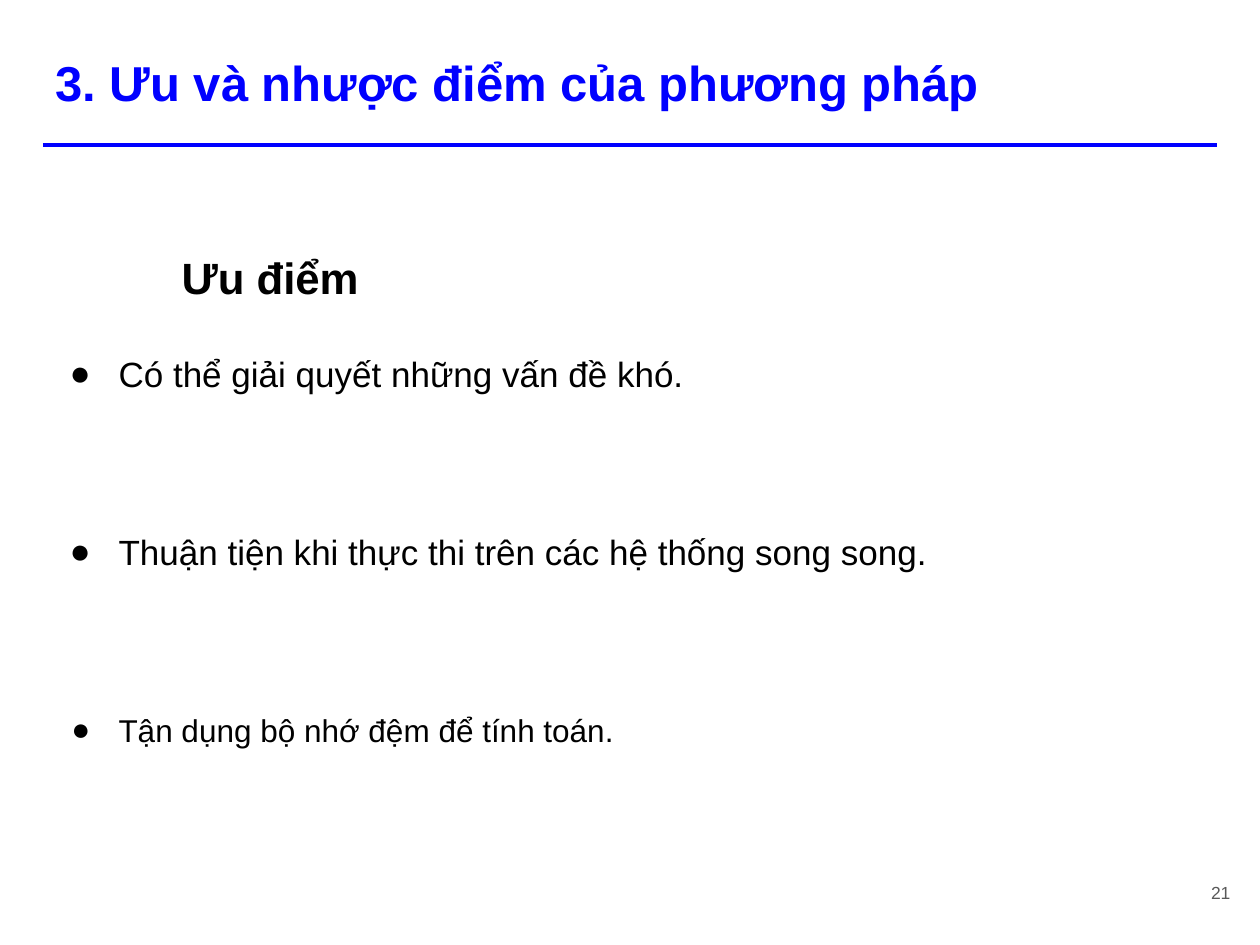
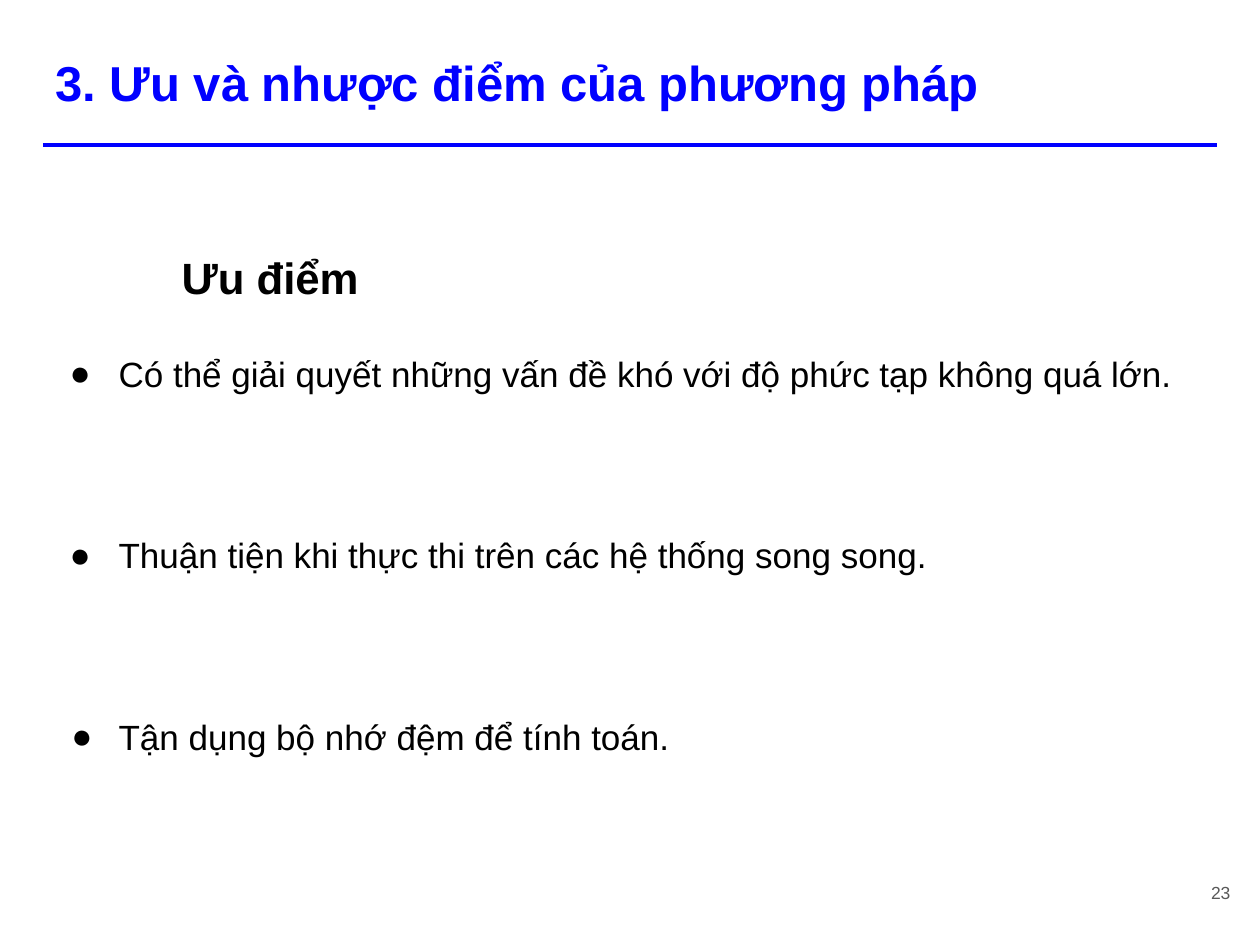
Before and after one commit to tiennvcs/CS112.L11.KHTN-DesignAnalysisAlgorithm, a slide deck: slide 23 of Seminar/[Seminar] Divide and Conquer.pptx (slide 21 before the commit). Drawn at 1260x945 pixels with LibreOffice and Linux fonts; fonts in the diff are those of the drawing. Boxes give left, top, right and bottom in pixels: in the first picture for what was removed or moved away, otherwise in the second. Text is boxed around its words. In the diff, an @@ line names an element or a change of style, - is before the commit and + after.

```diff
--- a/Seminar/[Seminar] Divide and Conquer.pptx
+++ b/Seminar/[Seminar] Divide and Conquer.pptx
@@ text at <box>119,358,1171,393</box>: text changed @@
-● Có thể giải quyết những vấn đề khó.
+● Có thể giải quyết những vấn đề khó với độ phức tạp không quá lớn.
@@ text at <box>119,722,669,757</box>: size 18 to 20 pt in "Tận dụng bộ nhớ đệm để tính ..." @@
@@ page number at <box>1211,887,1230,899</box>: text changed @@
-21
+23
```
Also in this commit, not shown: 16 other slides changed, 7 slides added, 1 slide removed.
